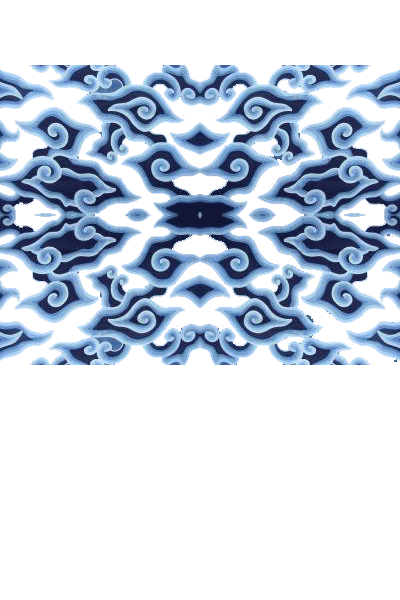
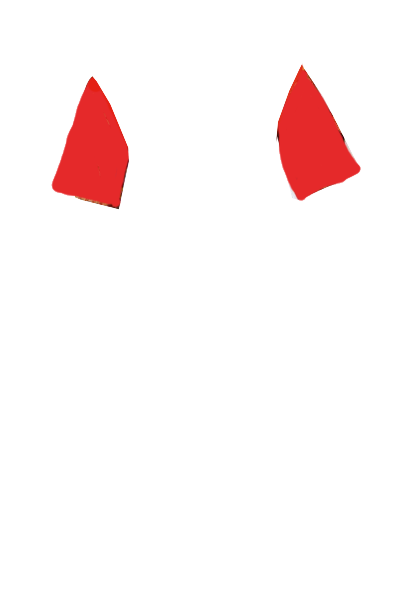
Comparing the layer stacks of the two 400 x 600 images. Changes:
hid group "desain 3" (2 layers) over [49, 63, 355, 358]
hid "Layer 2" over [0, 65, 400, 365]
added layer "ayah2" (2nd of 2) above "ayah1_plain" over [51, 63, 362, 210]
